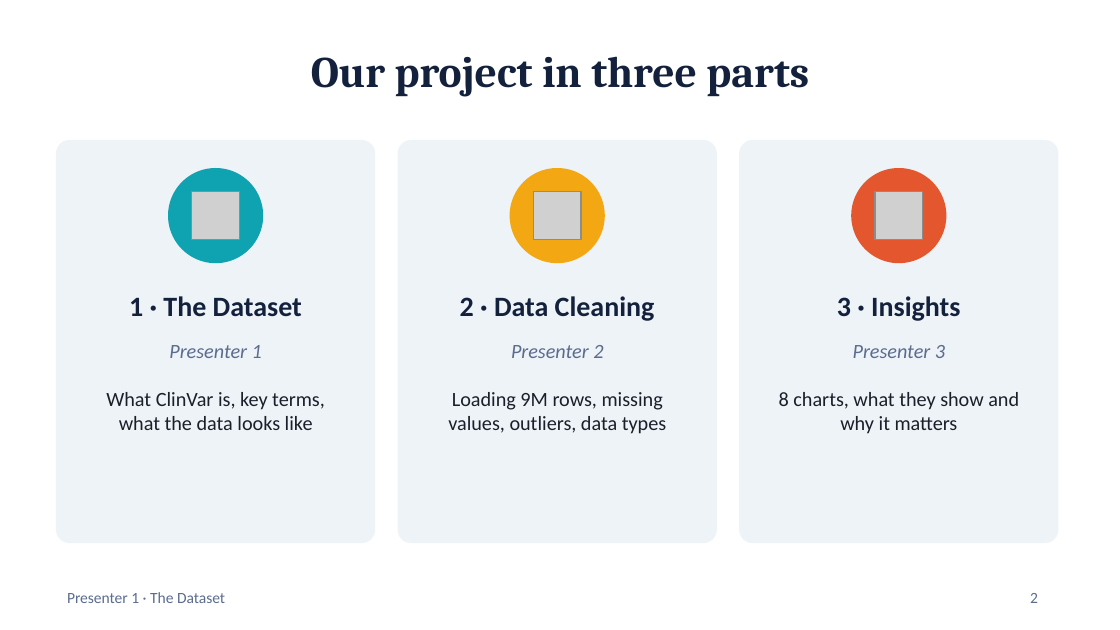
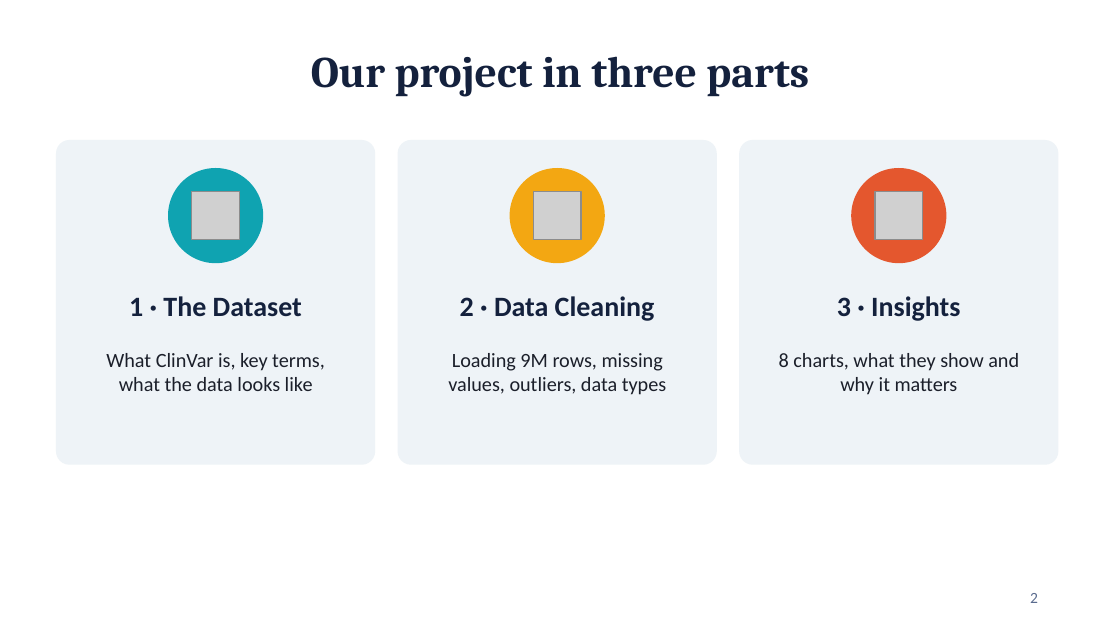
Before and after one commit to yeruka-ui/ClinVar-Data-Analysis, a slide deck: slide 2 of ClinVar_Project_Report.pptx. Drawn at 1120x630 pixels with LibreOffice and Linux fonts; fonts in the diff are those of the drawing; grey boxes stand for pictures. Boxes give left, top, right and bottom in pixels: in the first picture for what was removed or moved away, otherwise in the second. Text is boxed around its words. In the diff, an @@ line names an element or a change of style, - is before the commit and + after.

```diff
--- a/ClinVar_Project_Report.pptx
+++ b/ClinVar_Project_Report.pptx
@@ rounded rectangle: place and size @@
-rounded rectangle at bbox=[56, 140, 375, 543]
+rounded rectangle at bbox=[56, 140, 375, 465]
@@ rounded rectangle: place and size @@
-rounded rectangle at bbox=[398, 140, 717, 543]
+rounded rectangle at bbox=[398, 140, 717, 465]
@@ rounded rectangle: place and size @@
-rounded rectangle at bbox=[739, 140, 1058, 543]
+rounded rectangle at bbox=[739, 140, 1058, 465]
@@ text "What ClinVar is, key terms, ...": place and size @@
-text "What ClinVar is, key terms, ..." at bbox=[106, 392, 325, 430]
+text "What ClinVar is, key terms, ..." at bbox=[106, 353, 325, 391]
@@ text removed at bbox=[169, 345, 262, 358] @@
-Presenter 1
@@ text "Loading 9M rows, missing values, ...": place and size @@
-text "Loading 9M rows, missing values, ..." at bbox=[448, 392, 666, 434]
+text "Loading 9M rows, missing values, ..." at bbox=[448, 353, 666, 395]
@@ text removed at bbox=[511, 345, 603, 358] @@
-Presenter 2
@@ text "8 charts, what they show ...": place and size @@
-text "8 charts, what they show ..." at bbox=[779, 392, 1019, 434]
+text "8 charts, what they show ..." at bbox=[779, 353, 1019, 395]
@@ text removed at bbox=[853, 345, 945, 358] @@
-Presenter 3
@@ text removed at bbox=[67, 592, 225, 603] @@
-Presenter 1 · The Dataset
```
Also in this commit, not shown: 21 other slides changed.
